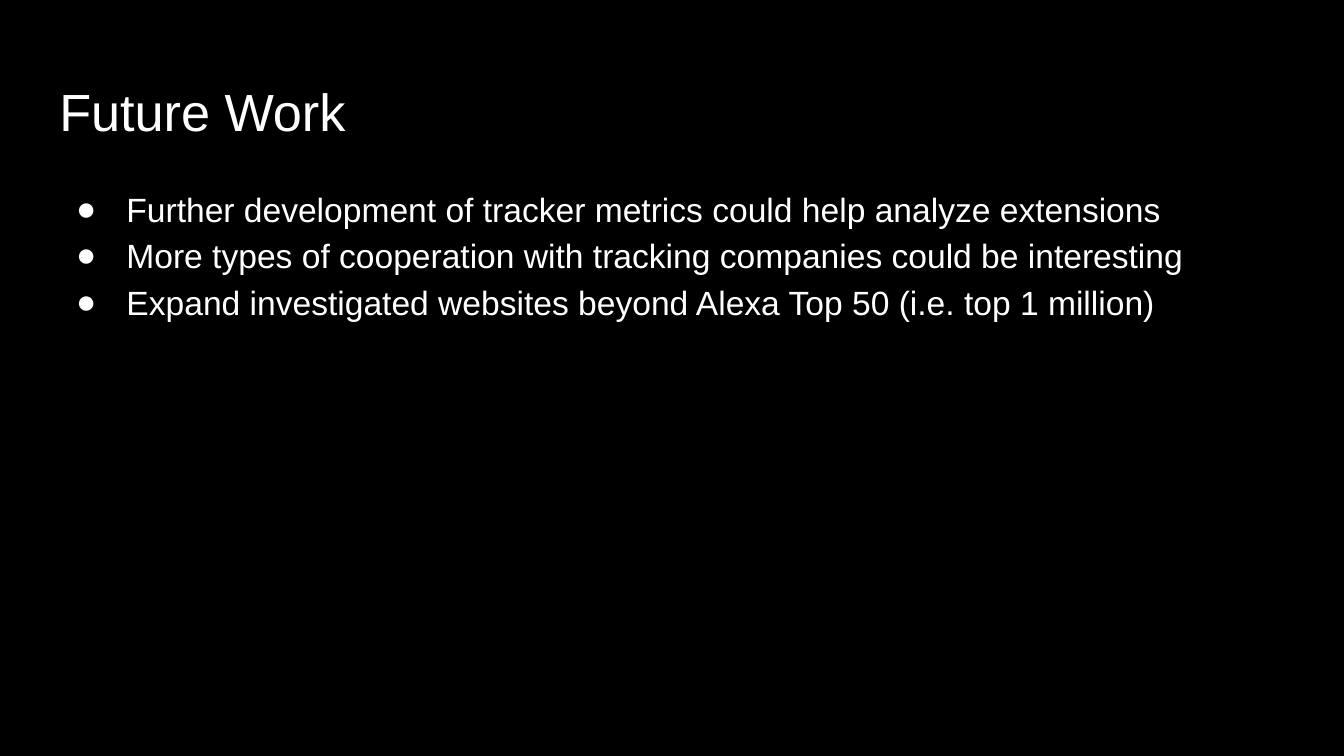
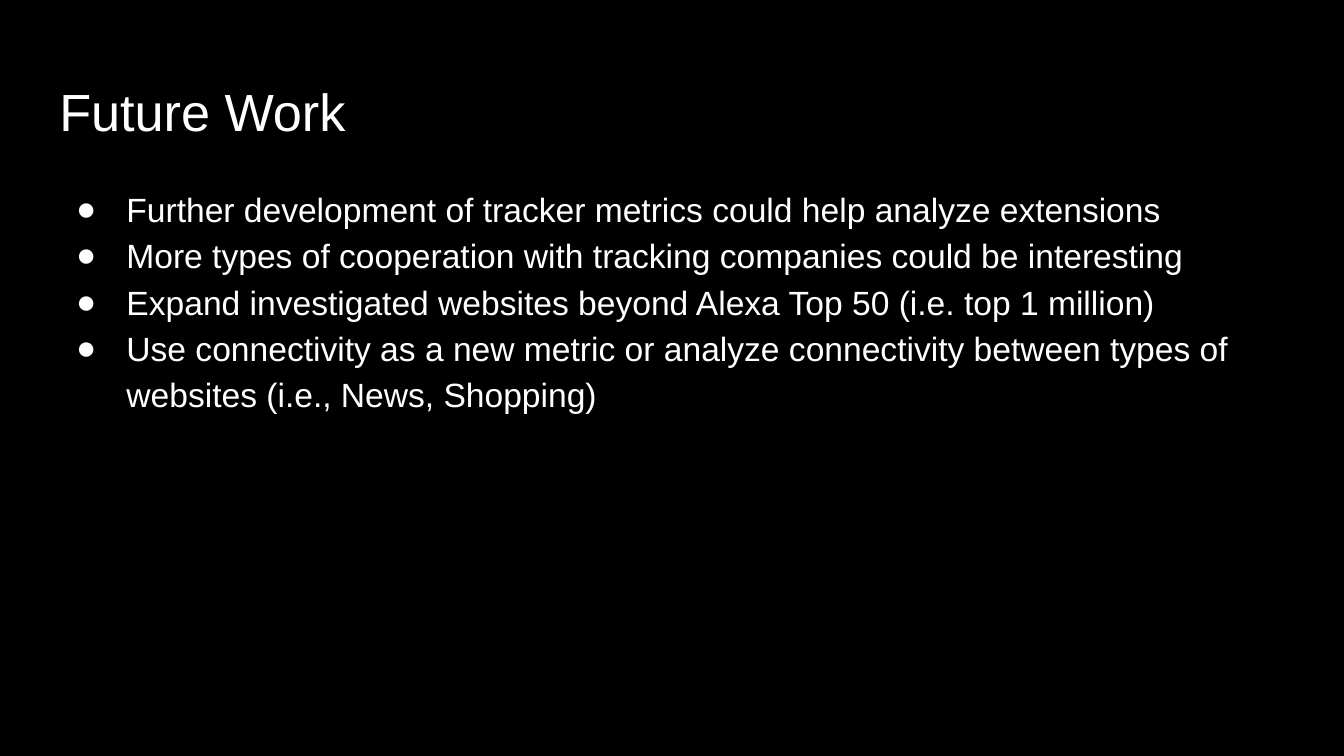
Before and after one commit to liangw6/XYZ, a slide deck: slide 11 of Final Presentation.pptx. Drawn at 1344x756 pixels with LibreOffice and Linux fonts; fonts in the diff are those of the drawing. Boxes give left, top, right and bottom in pixels: in the first picture for what was removed or moved away, otherwise in the second. Text is boxed around its words. In the diff, an @@ line names an element or a change of style, - is before the commit and + after.

```diff
--- a/Final Presentation.pptx
+++ b/Final Presentation.pptx
@@ text at [126, 336, 1228, 413]: paragraph added @@
+● Use connectivity as a new metric or analyze connectivity between types of websites (i.e., News, Shopping)
```
Also in this commit, not shown: 4 other slides changed.
